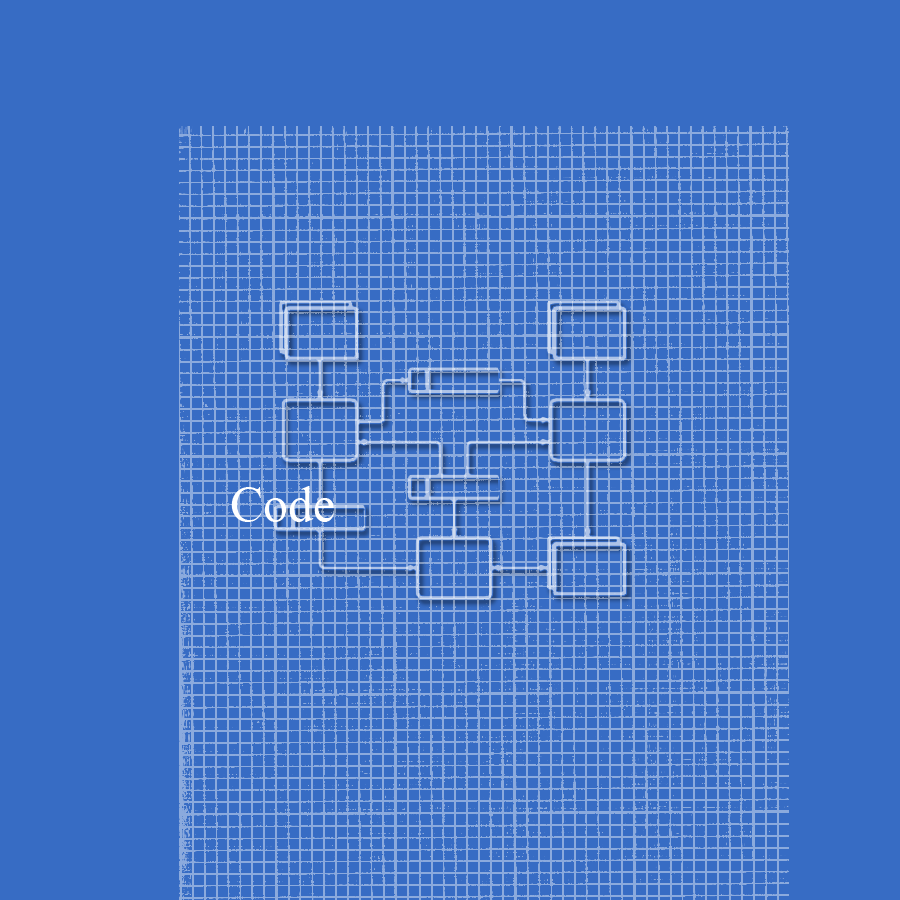
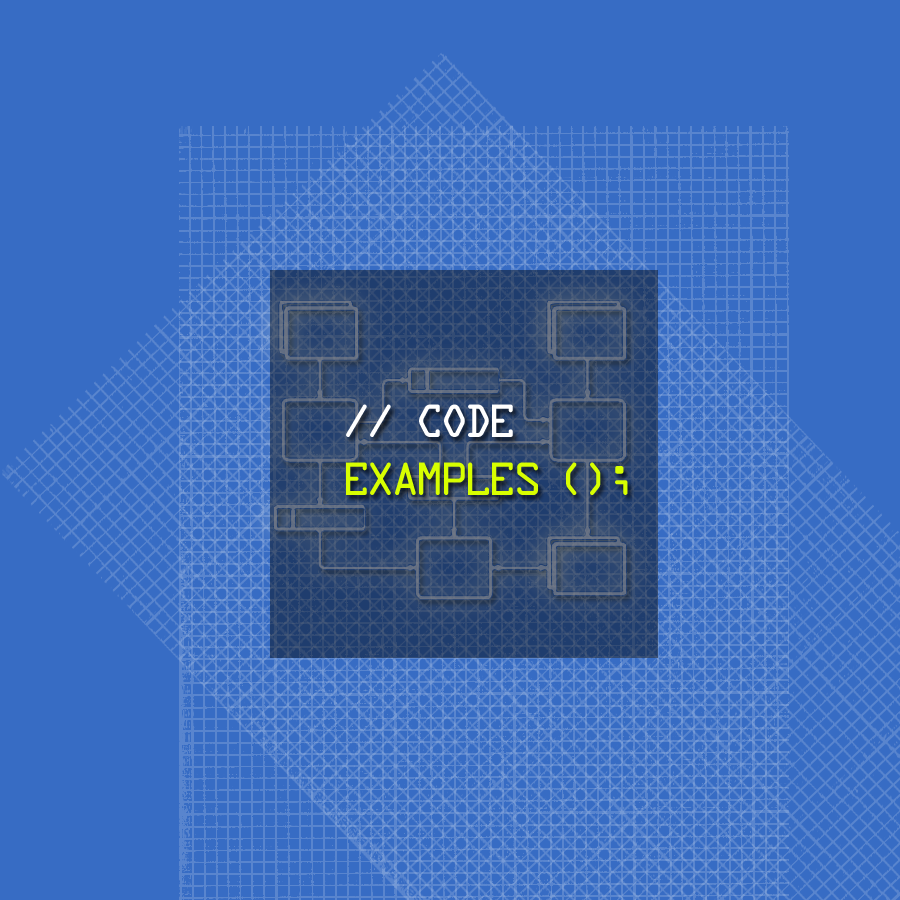
Before/after of a 900 x 900 layered artwork. What changed in the layer stack:
added layer "Examples ();" above "// Code" over [346, 462, 628, 495]
renamed "Code" to "// Code", moved it above "Layer 4", painted on it over [231, 404, 513, 522]
added layer "Layer 4" (44%) above "Layer 3 copy" over [270, 270, 658, 658]
added layer "Layer 3 copy" (17%) above "Layer 3" over [2, 52, 900, 900]
"Layer 3": opacity 42% → 17% over [179, 126, 789, 900]
